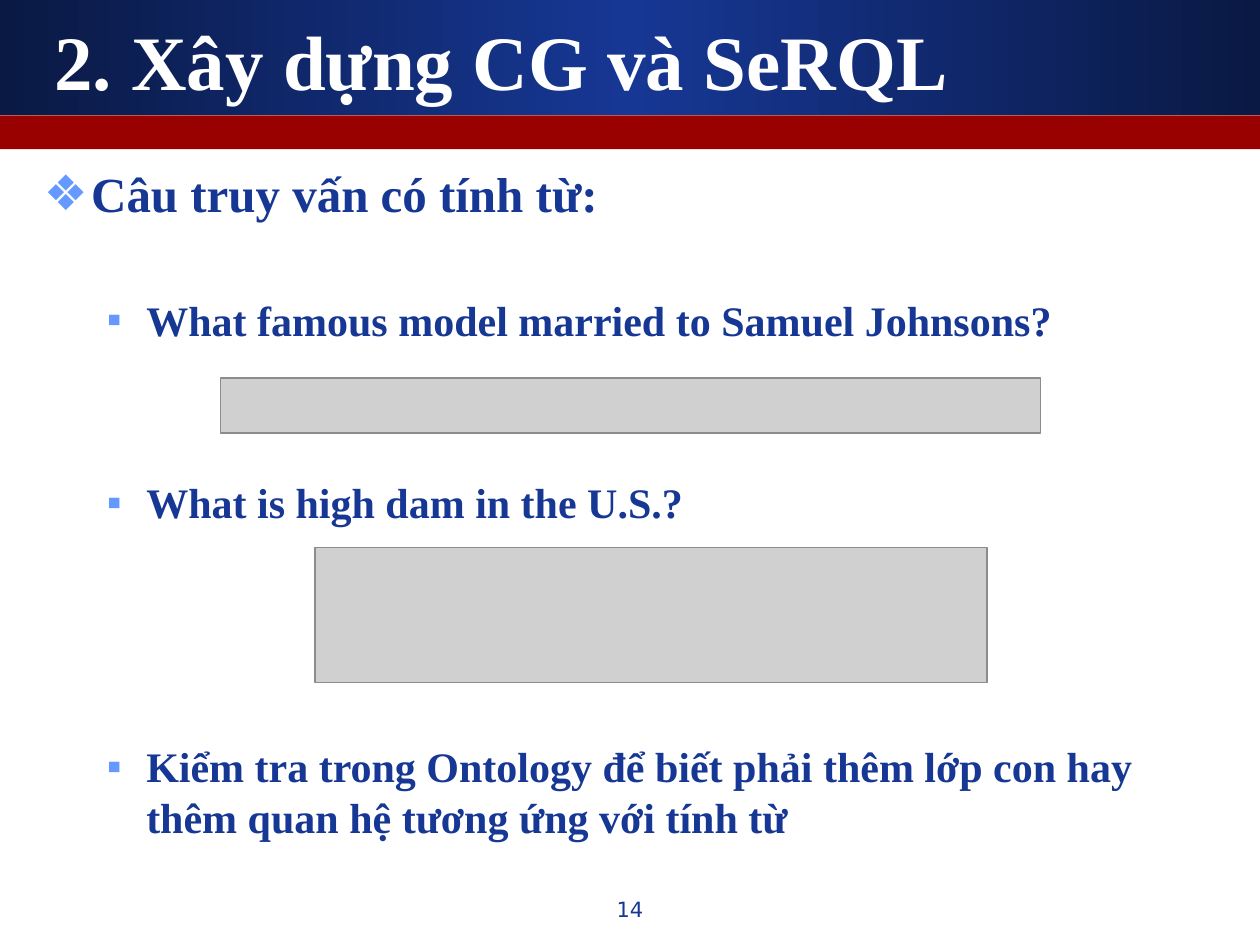
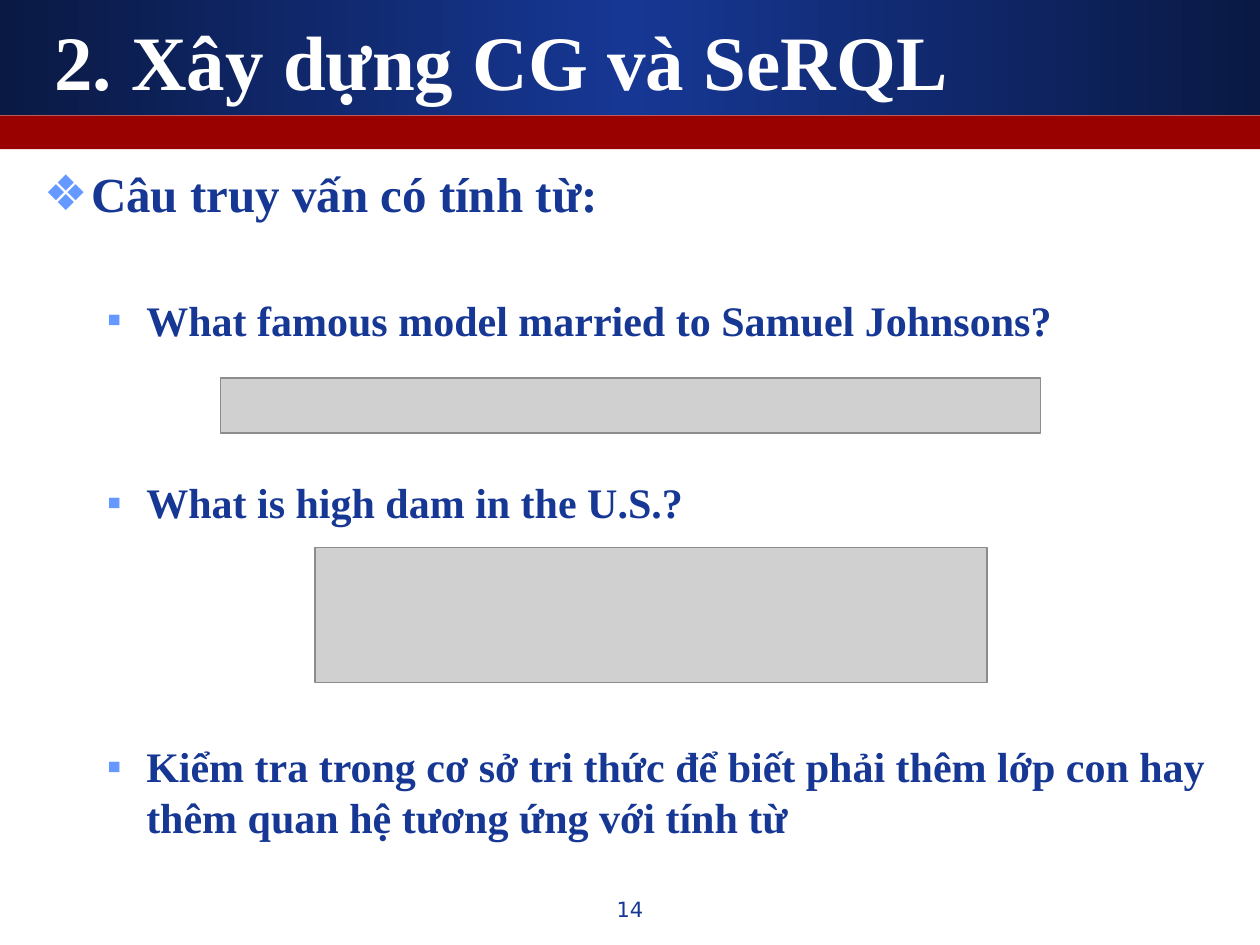
Before and after one commit to leaderwing/kt-kimres, a slide deck: slide 14 of note/[Thesis] Presentation.ppt. Drawn at 1260x945 pixels with LibreOffice and Linux fonts; fonts in the diff are those of the drawing; grey boxes stand for pictures. Boxes give left, top, right and bottom in pixels: in the first picture for what was removed or moved away, otherwise in the second. Text is boxed around its words. In the diff, an @@ line names an element or a change of style, - is before the commit and + after.

```diff
--- a/note/[Thesis] Presentation.ppt
+++ b/note/[Thesis] Presentation.ppt
@@ text at <box>146,751,1204,842</box>: text changed @@
-  ▪ Kiểm tra trong Ontology để biết phải thêm lớp con hay thêm quan hệ tương ứng với tính từ
+  ▪ Kiểm tra trong cơ sở tri thức để biết phải thêm lớp con hay thêm quan hệ tương ứng với tính từ
```
Also in this commit, not shown: 7 other slides changed, 1 slide added.
